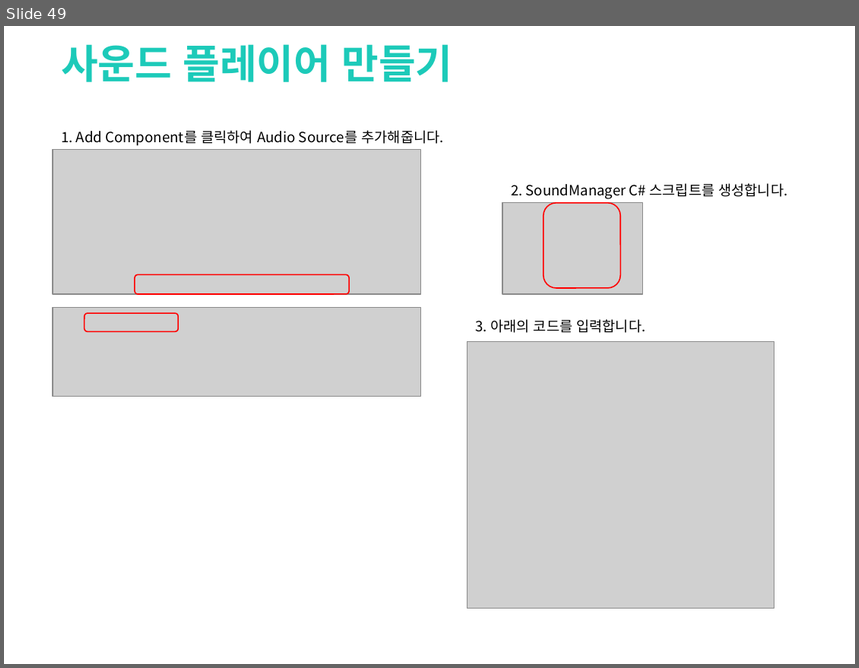
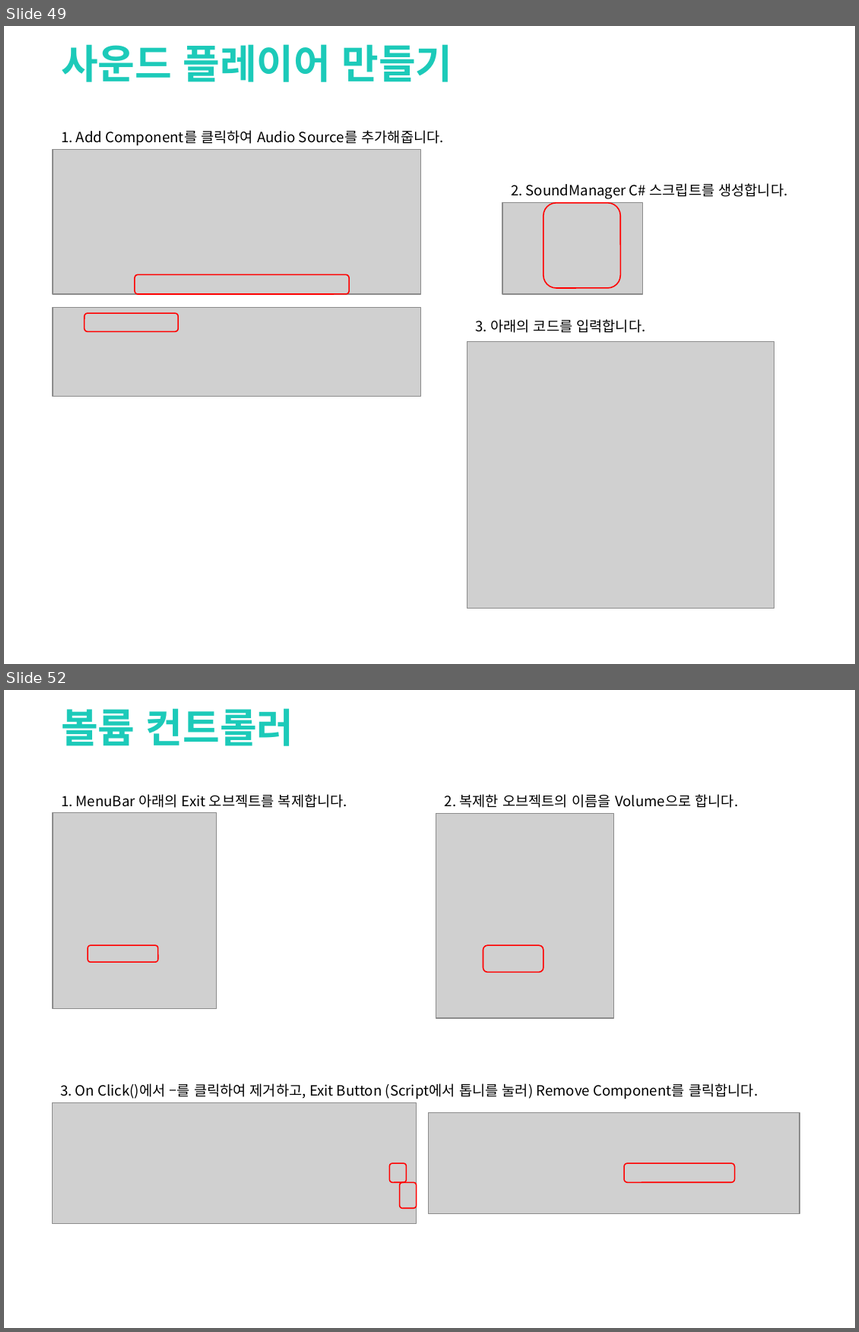
Before and after one commit to clianor/Unity-Final-Project, a slide deck: 기말과제.pptx. Shown one above the other, each under a label of ours: slide 49 before the commit, slides 49 and 52 after it; the slides between them are not shown. The pictures are 859x668 and 859x1332 pixels, drawn with LibreOffice and Linux fonts; fonts in the diff are those of the drawing; grey boxes stand for pictures; background and template pictures are left out. Boxes give left, top, right and bottom in pixels: in the first picture for what was removed or moved away, otherwise in the second. Text is boxed around its words. In the diff, an @@ line names an element or a change of style, - is before the commit and + after.

Commit message:
볼륨 컨트롤러 추가

```diff
--- a/기말과제.pptx
+++ b/기말과제.pptx
@@ slide 52 added at bbox=[4, 690, 855, 1328], background picture (left out) @@
@@ text added at bbox=[61, 708, 294, 746], 34 pt, text #1CCAB9, bold @@
+볼륨 컨트롤러
@@ text added at bbox=[61, 794, 348, 808], 12 pt, text #000000 @@
+1. MenuBar 아래의 Exit 오브젝트를 복제합니다.
@@ text added at bbox=[445, 794, 739, 808], 12 pt, text #000000 @@
+2. 복제한 오브젝트의 이름을 Volume으로 합니다.
@@ picture added at bbox=[53, 812, 217, 1009] @@
@@ picture added at bbox=[436, 813, 614, 1018] @@
@@ rounded rectangle added at bbox=[88, 945, 158, 962], outline #FF0000 1 pt @@
@@ rounded rectangle added at bbox=[484, 945, 544, 972], outline #FF0000 1 pt @@
@@ text added at bbox=[60, 1084, 758, 1100], 12 pt, text #000000 @@
+3. On Click()에서 –를 클릭하여 제거하고, Exit Button (Script에서 톱니를 눌러) Remove Component를 클릭합니다.
@@ picture added at bbox=[52, 1103, 416, 1224] @@
@@ picture added at bbox=[428, 1113, 799, 1214] @@
@@ rounded rectangle added at bbox=[389, 1163, 407, 1182], outline #FF0000 1 pt @@
@@ rounded rectangle added at bbox=[624, 1163, 735, 1182], outline #FF0000 1 pt @@
@@ rounded rectangle added at bbox=[400, 1182, 417, 1208], outline #FF0000 1 pt @@
```
Also in this commit, not shown: 2 slides changed, 12 other slides added, 25 other files.
